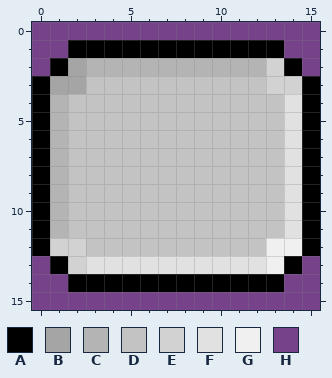
Pixel-art file -- common/src/main/resources/assets/ibukigourd/texture/sokitsu/ui/scroller/track.aseprite. Above: the version before the commit.
16x16 pixels, 1 frame. Colours within 5 levels of each other are drawn and written as one.
Visible layers, top first: "outline", "base", "#BG".
Palette (. is transparent): A #000000  B #a5a5a5  C #b4b4b4  D #c3c3c3  E #d2d2d2  F #e1e1e1  G #f0f0f0  H #76428a
Pixels before, first column x 0:
 0 HHHHHHHHHHHHHHHH
 1 HHAAAAAAAAAAAAHH
 2 HABCCCCCCCCCCEAH
 3 ABBDDDDDDDDDDEEA
 4 ACDDDDDDDDDDDDFA
 5 ACDDDDDDDDDDDDFA
 6 ACDDDDDDDDDDDDFA
 7 ACDDDDDDDDDDDDFA
 8 ACDDDDDDDDDDDDFA
 9 ACDDDDDDDDDDDDFA
10 ACDDDDDDDDDDDDFA
11 ACDDDDDDDDDDDDFA
12 AEEDDDDDDDDDDGGA
13 HAEFFFFFFFFFFGAH
14 HHAAAAAAAAAAAAHH
15 HHHHHHHHHHHHHHHH
The result:
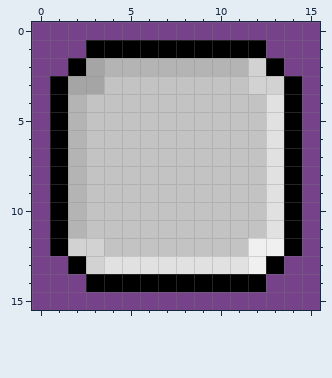
Change:
{"where": "layers \"outline\", \"base\""}
{"y":1,"x":2,"old":"A","new":"H"}
{"y":1,"x":13,"old":"A","new":"H"}
{"y":2,"x":1,"old":"ABC","new":"HAB"}
{"y":2,"x":12,"old":"CEA","new":"EAH"}
{"y":3,"x":0,"old":"AB","new":"HA"}
{"y":3,"x":3,"old":"D","new":"B"}
{"y":3,"x":12,"old":"D","new":"E"}
{"y":3,"x":14,"old":"EA","new":"AH"}
{"y":4,"x":0,"old":"ACD","new":"HAC"}
{"y":4,"x":13,"old":"DFA","new":"FAH"}
{"y":5,"x":0,"old":"ACD","new":"HAC"}
{"y":5,"x":13,"old":"DFA","new":"FAH"}
{"y":6,"x":0,"old":"ACD","new":"HAC"}
{"y":6,"x":13,"old":"DFA","new":"FAH"}
{"y":7,"x":0,"old":"ACD","new":"HAC"}
{"y":7,"x":13,"old":"DFA","new":"FAH"}
{"y":8,"x":0,"old":"ACD","new":"HAC"}
{"y":8,"x":13,"old":"DFA","new":"FAH"}
{"y":9,"x":0,"old":"ACD","new":"HAC"}
{"y":9,"x":13,"old":"DFA","new":"FAH"}
{"y":10,"x":0,"old":"ACD","new":"HAC"}
{"y":10,"x":13,"old":"DFA","new":"FAH"}
{"y":11,"x":0,"old":"ACD","new":"HAC"}
{"y":11,"x":13,"old":"DFA","new":"FAH"}
{"y":12,"x":0,"old":"AE","new":"HA"}
{"y":12,"x":3,"old":"D","new":"E"}
{"y":12,"x":12,"old":"D","new":"G"}
{"y":12,"x":14,"old":"GA","new":"AH"}
{"y":13,"x":1,"old":"AEF","new":"HAE"}
{"y":13,"x":12,"old":"FGA","new":"GAH"}
{"y":14,"x":2,"old":"A","new":"H"}
{"y":14,"x":13,"old":"A","new":"H"}
